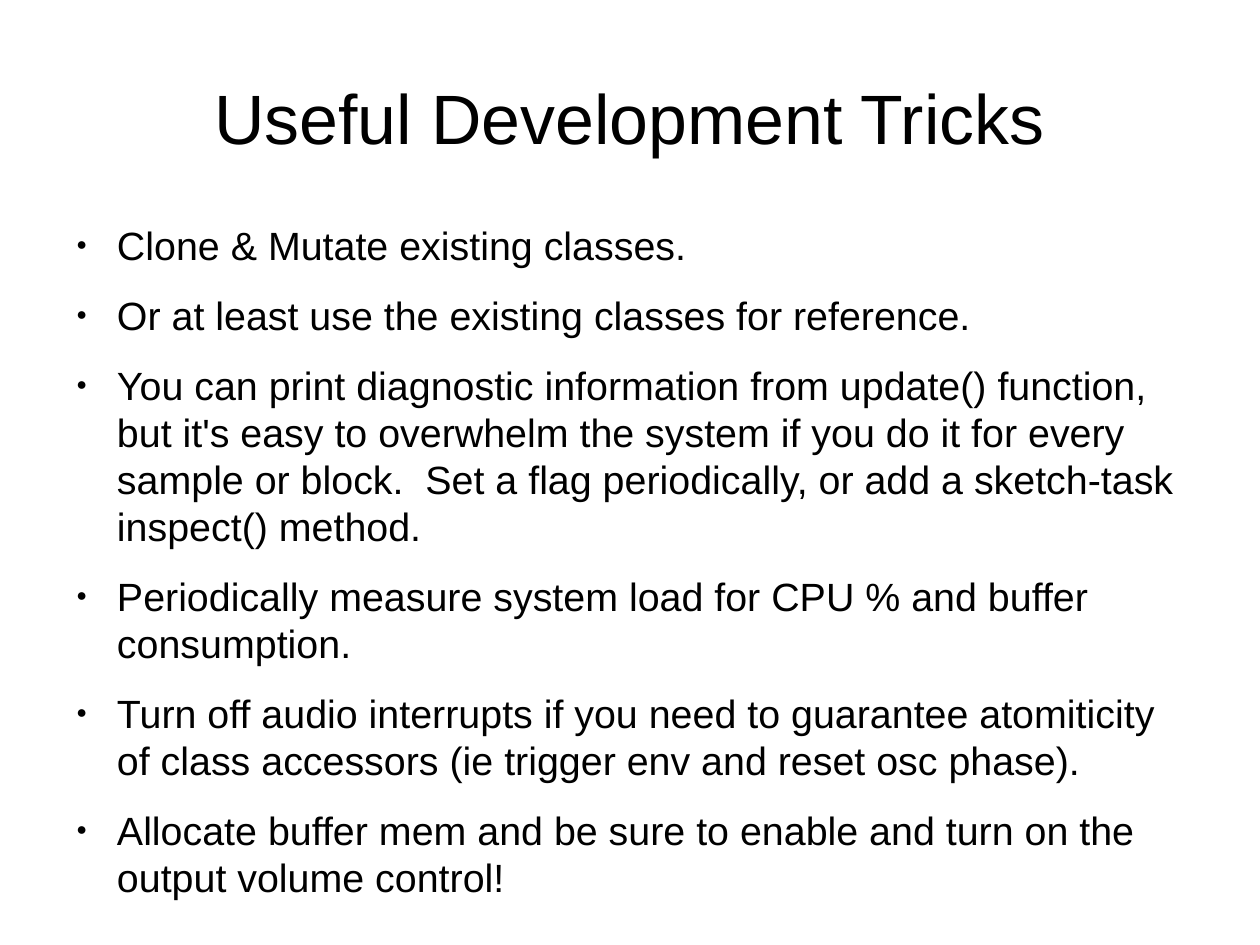
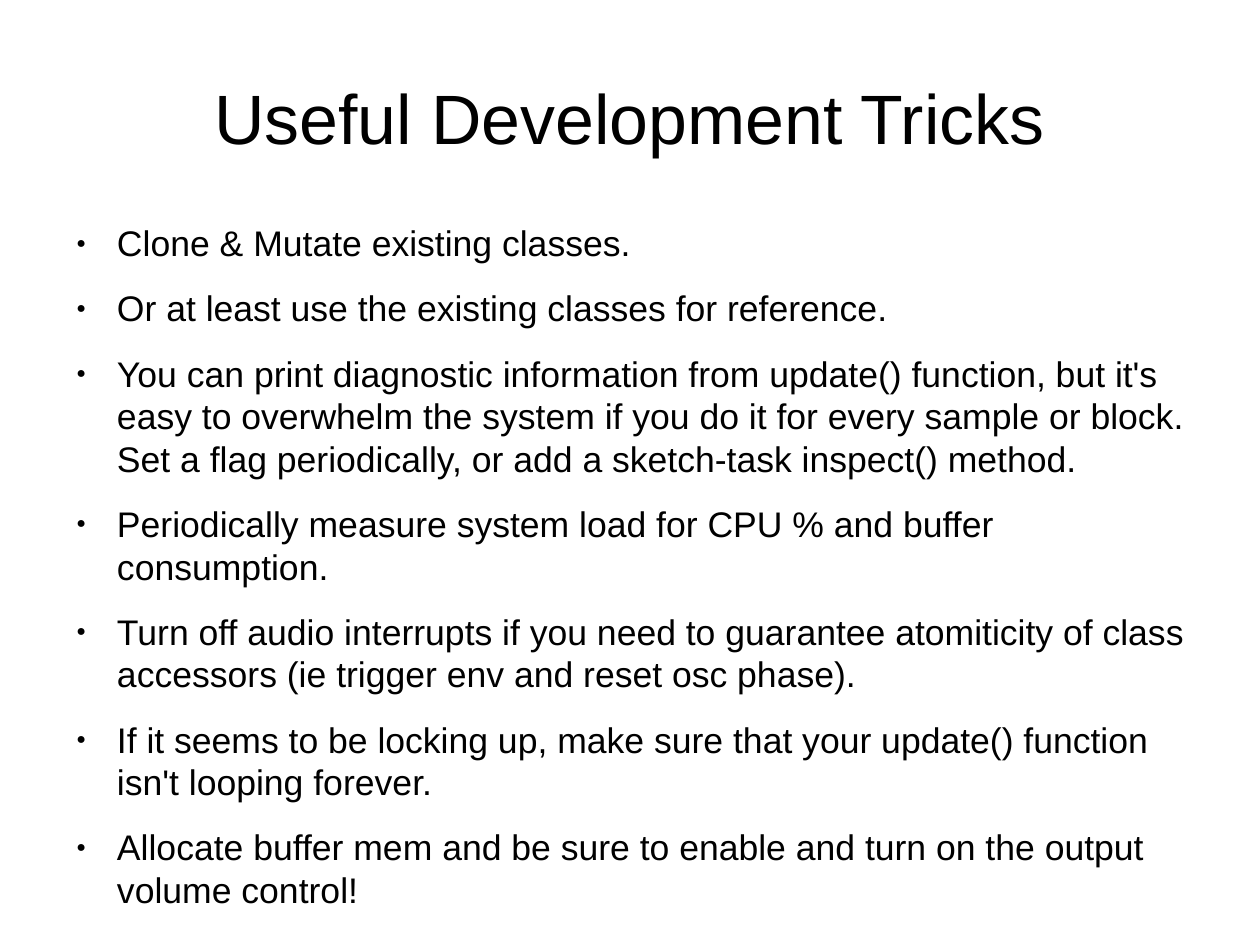
Before and after one commit to Jacquot-SFE/Teensy-synth-platform, a slide deck: slide 23 of presentation/slides/teensy-synthesis.odp (slide 22 before the commit). Drawn at 1260x945 pixels with LibreOffice and Linux fonts; fonts in the diff are those of the drawing. Boxes give left, top, right and bottom in pixels: in the first picture for what was removed or moved away, otherwise in the second. Text is boxed around its words. In the diff, an @@ line names an element or a change of style, - is before the commit and + after.

```diff
--- a/presentation/slides/teensy-synthesis.odp
+++ b/presentation/slides/teensy-synthesis.odp
@@ text at (117, 230, 1184, 904): size 24.8 to 22.4 pt in "Clone & Mutate existing classes.", "Or at least use the existing classes ...", "You can print diagnostic information from update() ...", "Periodically measure system load for CPU % ..." and 2 more places @@
@@ text at (117, 727, 1147, 803): paragraph added @@
+● If it seems to be locking up, make sure that your update() function isn't looping forever.
```
Also in this commit, not shown: 4 other slides changed, 2 slides added.
